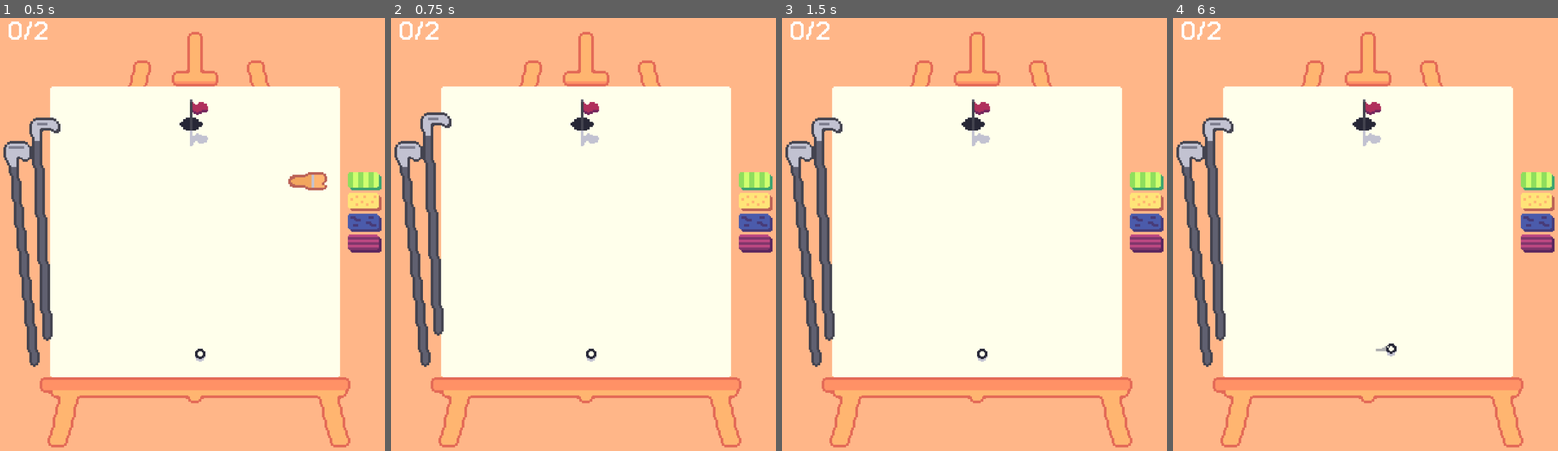
Above: before the commit, frames 1-4 (left to right).
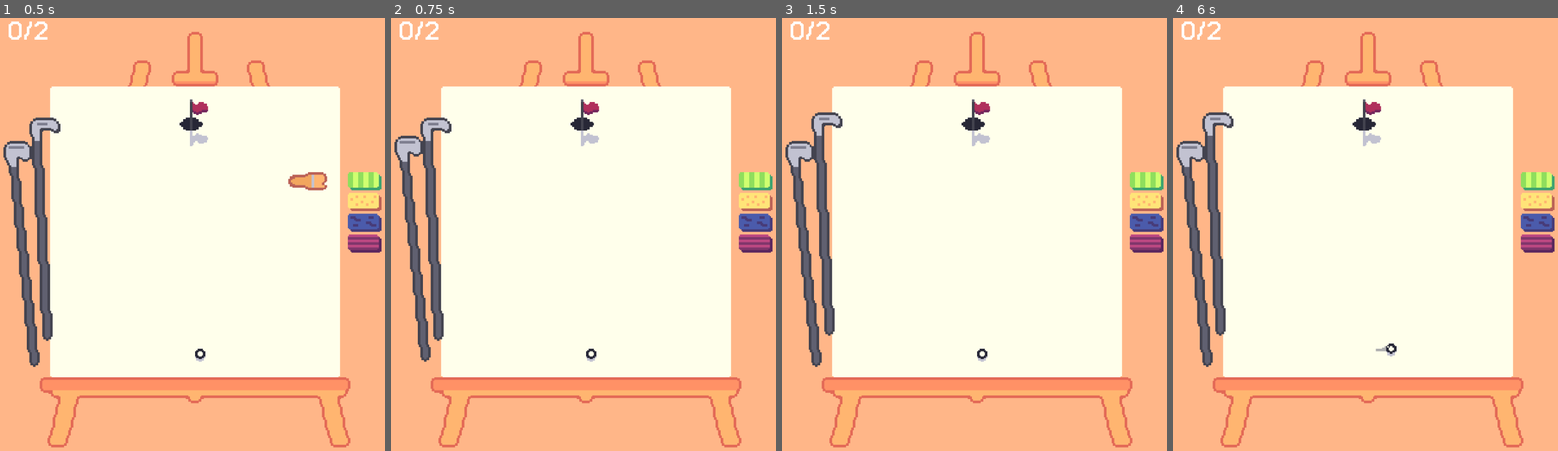
Above: after the commit, the same moments.

Repository: Pojemnik/golfech
Game: Godot game, scene res://scenes/main.tscn
Two runs of this game, one before a commit and one after it. Both use one fixed random seed, a clock stepped at 60 frames per second and the inputs below.
Inputs (mouse positions are in pixels of both pictures, inside the frame that each line leads up to):
- Up to frame 1 (0.5 s): no input
- Up to frame 2 (0.75 s): click (414, 251) at 0.5 s
- Up to frame 3 (1.5 s): click (828, 221) at 1.25 s
- Up to frame 4 (6 s): click (1196, 251) at 2 s; click (1219, 221) at 2.75 s; click (1196, 251) at 3.5 s; click (1219, 221) at 4.25 s; tap Enter at 5 s; move the mouse to (1454, 217) at 5.02 s; press the mouse at (1454, 217) at 5.03 s; tap R (restart_level) at 5.75 s; move the mouse to (1288, 260) at 5.77 s; release the mouse at (1288, 260) at 5.78 s; click (1288, 260) at 5.85 s

Frame 1 is identical in both runs. In frame 2, 1.1% of the frame differs, in the area x 0-16%, y 21-81%; in frame 3, 0.5%; in frame 4, 0.5%.

Commit message:
szybkie zmiany zebyscie mieli konflikty

Diff:
--- a/scenes/main.tscn
+++ b/scenes/main.tscn
@@ -32,6 +32,8 @@
 [ext_resource type="Resource" uid="uid://bnu02bxmuusvt" path="res://level_data/level_smile.tres" id="18_qkpxi"]
 [ext_resource type="Texture2D" uid="uid://c7ehntm5xx4od" path="res://tex/water_button.png" id="22_y6deb"]
 [ext_resource type="Texture2D" uid="uid://bm75w04a1f5rk" path="res://tex/wall_button.png" id="23_og1vs"]
+[ext_resource type="BitMap" uid="uid://bvjx1vxqls3xu" path="res://tex/driver-mask.bmp" id="26_5q0nq"]
+[ext_resource type="BitMap" uid="uid://dyfyj6xocg4ws" path="res://tex/chipper_mask.bmp" id="29_dgi5k"]
 
 [sub_resource type="ShaderMaterial" id="ShaderMaterial_choun"]
 shader = ExtResource("1_0xm2m")
@@ -144,6 +146,7 @@
 toggle_mode = true
 texture_normal = ExtResource("12_trceg")
 texture_pressed = ExtResource("13_a8y0u")
+texture_click_mask = ExtResource("26_5q0nq")
 
 [node name="Chipper" type="TextureButton" parent="UiViewport/SubViewport/Control"]
 layout_mode = 0
@@ -154,6 +157,7 @@
 toggle_mode = true
 texture_normal = ExtResource("13_jkv2x")
 texture_pressed = ExtResource("14_jbj1t")
+texture_click_mask = ExtResource("29_dgi5k")
 
 [node name="VBoxContainer" type="VBoxContainer" parent="UiViewport/SubViewport/Control"]
 layout_mode = 0
--- a/scripts/ball_trail.gd
+++ b/scripts/ball_trail.gd
@@ -4,10 +4,8 @@
 
 var ball: Sprite2D;
 
-
 func _ready() -> void:
 	ball = $"../Ball/Ball";
-
 
 func _physics_process(delta: float) -> void:
 	var pos = to_local(ball.global_position);
Not shown: 1 places in scenes/main.tscn that only renumber resources
Binary file added: tex/chipper_mask.bmp
Not shown, added: tex/chipper_mask.bmp.import
Binary file added: tex/chipper_mask.png
Not shown, added: tex/chipper_mask.png.import
Binary file changed: tex/driver-mask.bmp
Not shown, changed: tex/driver-mask.bmp.import
